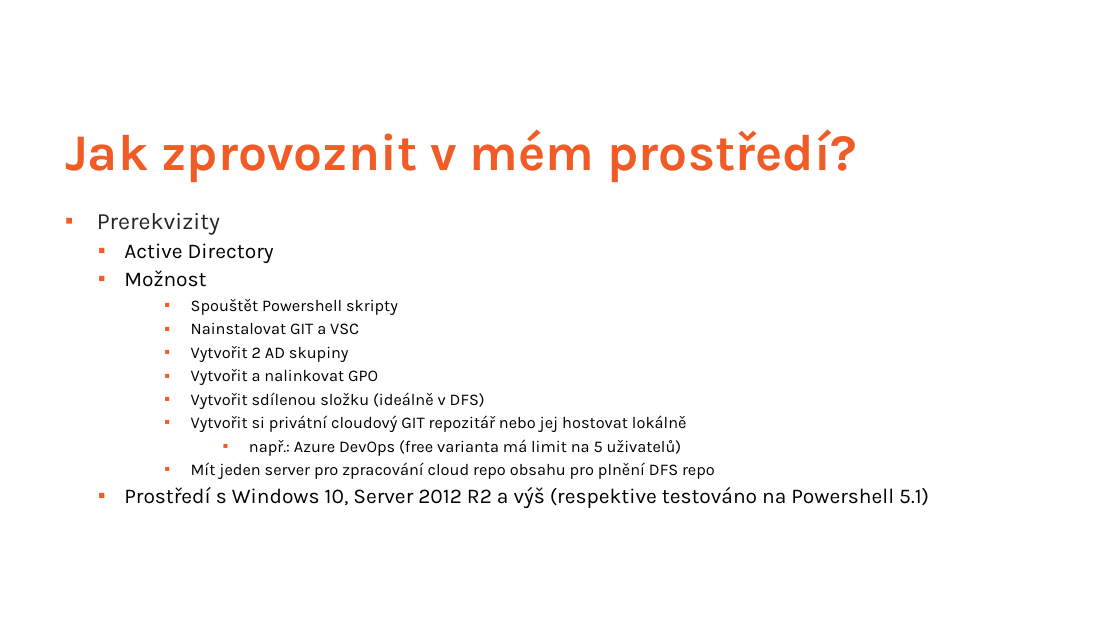
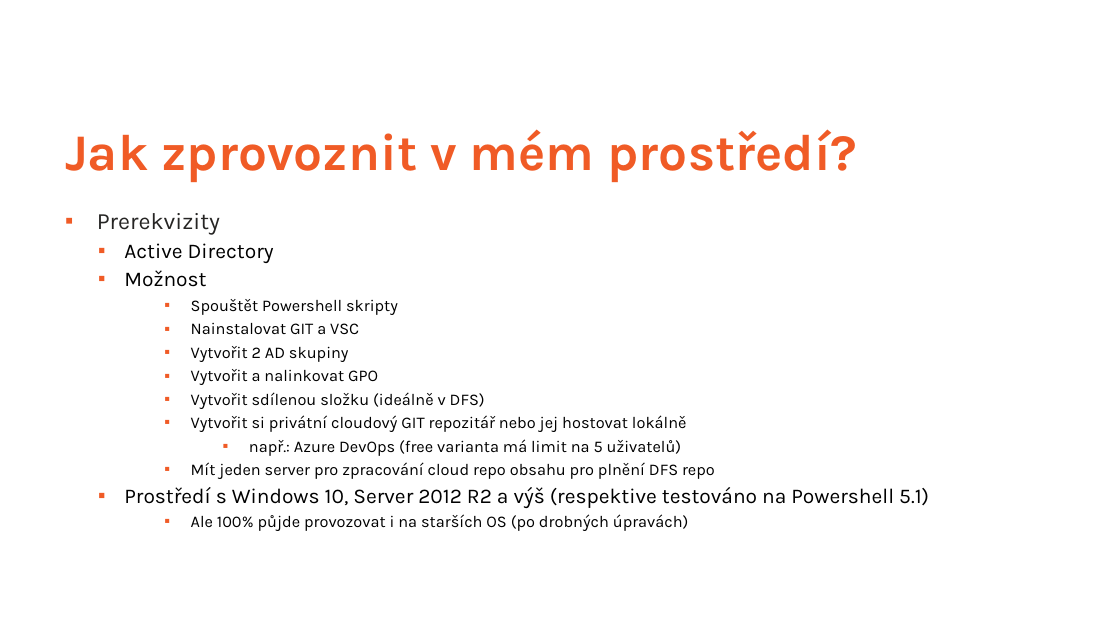
Before and after one commit to ztrhgf/Powershell_CICD_repository, a slide deck: slide 3 of jak zprovoznit CICD Powershell repo.pptx. Drawn at 1120x630 pixels with LibreOffice and Linux fonts; fonts in the diff are those of the drawing; background and template pictures are left out. Boxes give left, top, right and bottom in pixels: in the first picture for what was removed or moved away, otherwise in the second. Text is boxed around its words. In the diff, an @@ line names an element or a change of style, - is before the commit and + after.

```diff
--- a/jak zprovoznit CICD Powershell repo.pptx
+++ b/jak zprovoznit CICD Powershell repo.pptx
@@ text at bbox=[191, 514, 689, 531]: paragraph added @@
+    ▪ Ale 100% půjde provozovat i na starších OS (po drobných úpravách)
```
Also in this commit, not shown: 3 other slides changed, 4 other files.
